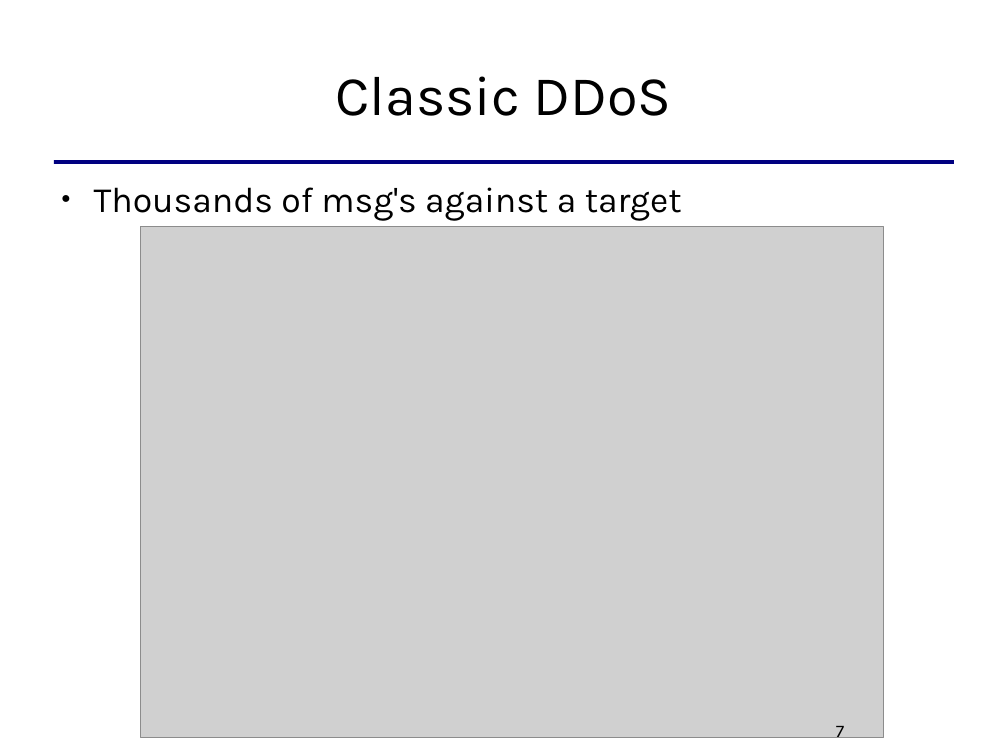
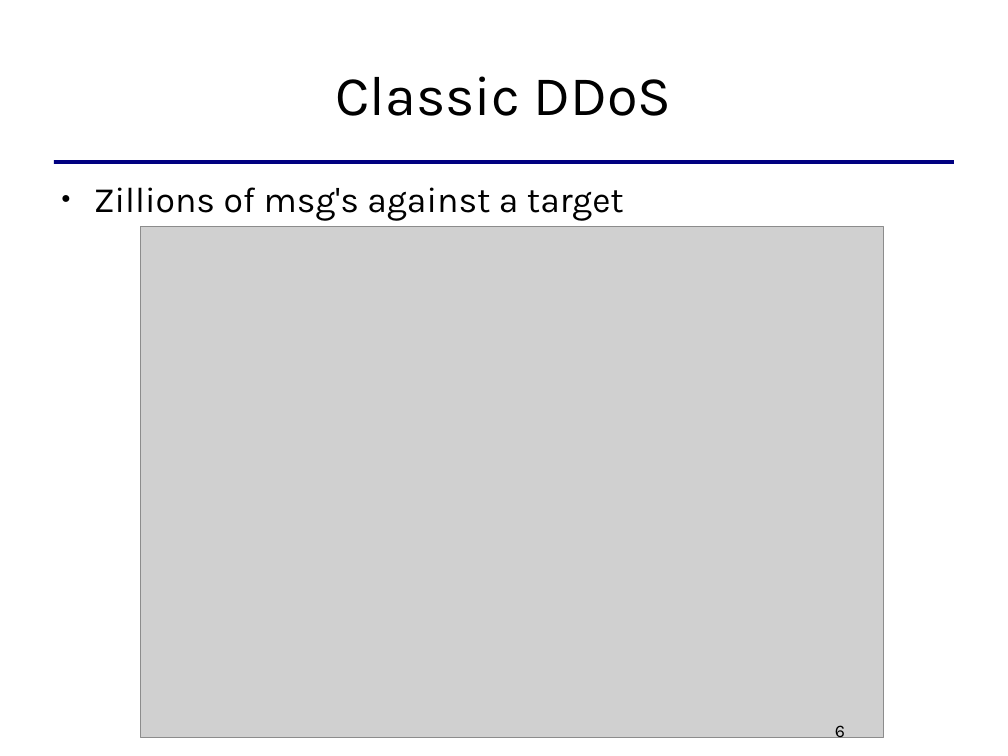
Before and after one commit to killabytenow/dosis, a slide deck: slide 6 of doc/Dosis-SCG-2009.odp (slide 7 before the commit). Drawn at 1008x756 pixels with LibreOffice and Linux fonts; fonts in the diff are those of the drawing; grey boxes stand for pictures. Boxes give left, top, right and bottom in pixels: in the first picture for what was removed or moved away, otherwise in the second. Text is boxed around its words. In the diff, an @@ line names an element or a change of style, - is before the commit and + after.

```diff
--- a/doc/Dosis-SCG-2009.odp
+++ b/doc/Dosis-SCG-2009.odp
@@ text at box(94, 187, 624, 221): text changed @@
-● Thousands of msg's against a target
+● Zillions of msg's against a target
@@ page number at box(835, 725, 845, 742): text changed @@
-7
+6
```
Also in this commit, not shown: 1 other slide changed, 1 slide removed, 1 other file.
